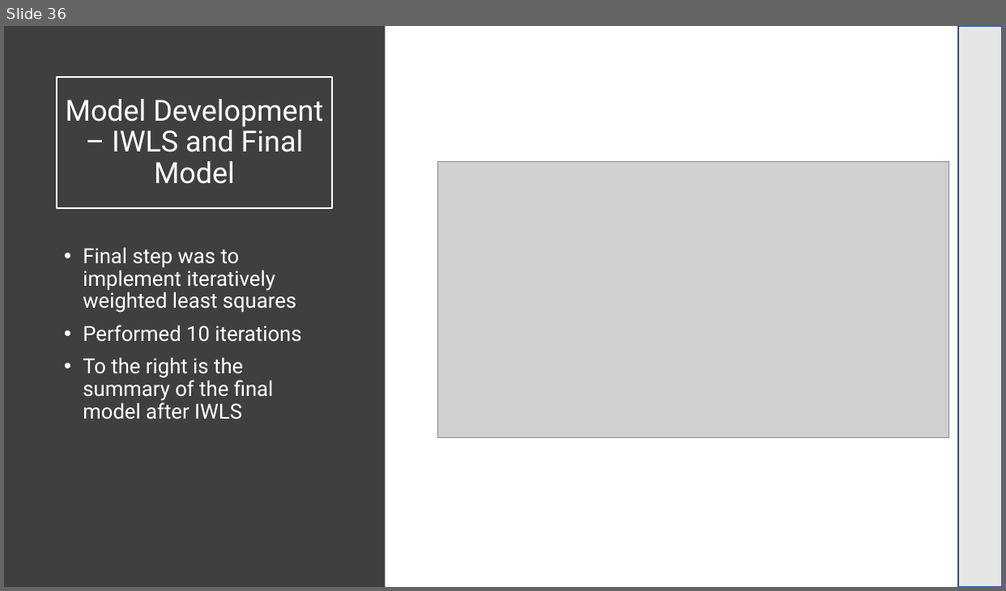
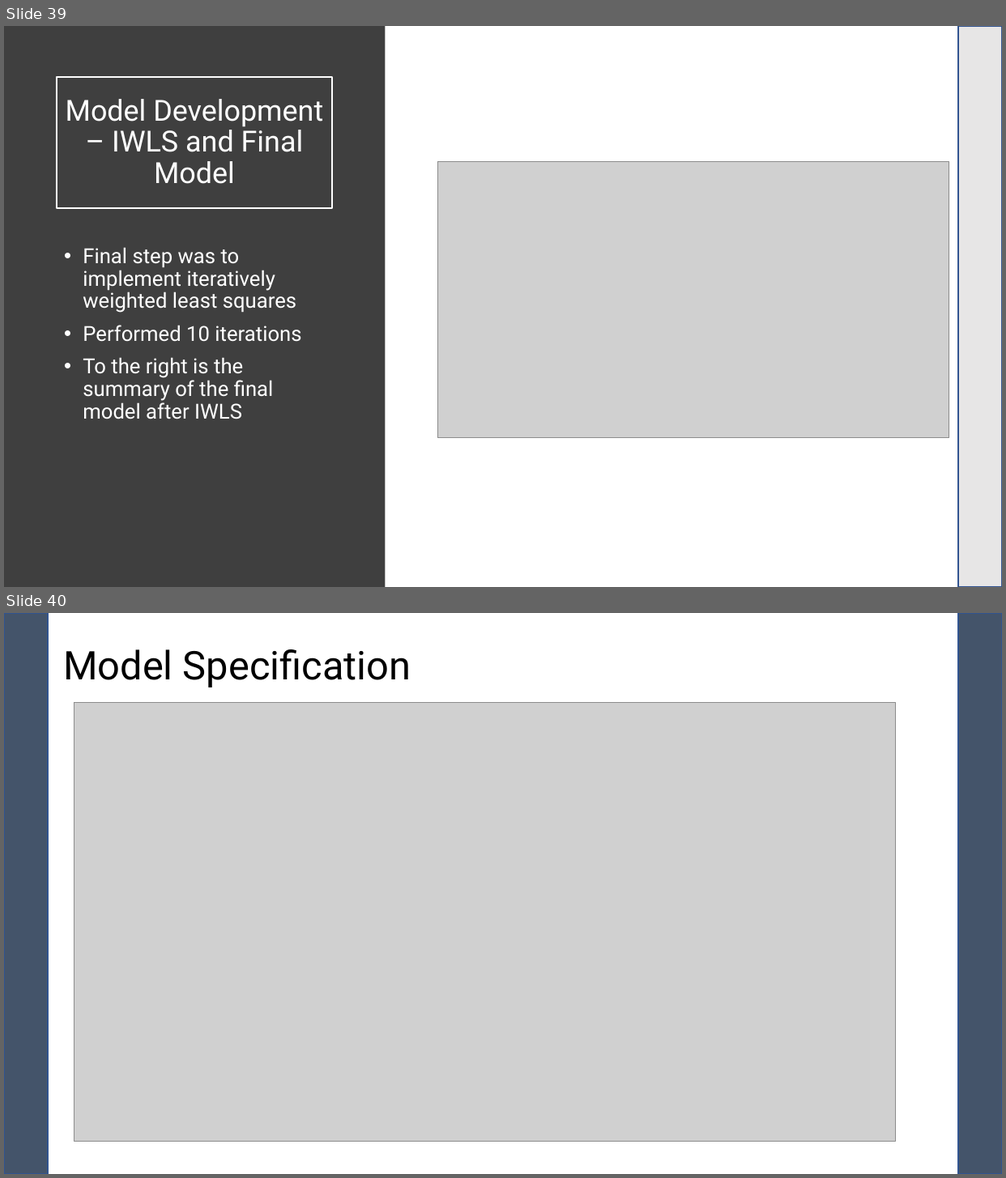
Before and after one commit to pewilliams/regression-mei-team-proj, a slide deck: presentation/Team-25.pptx. Shown one above the other, each under a label of ours: slide 36 before the commit, slides 39 and 40 after it. The pictures are 1006x591 and 1006x1178 pixels, drawn with LibreOffice and Linux fonts; fonts in the diff are those of the drawing; grey boxes stand for pictures. Boxes give left, top, right and bottom in pixels: in the first picture for what was removed or moved away, otherwise in the second. Text is boxed around its words. In the diff, an @@ line names an element or a change of style, - is before the commit and + after.

```diff
--- a/presentation/Team-25.pptx
+++ b/presentation/Team-25.pptx
@@ slide 40 added at [4,613,1002,1174], background #FFFFFF @@
@@ rectangle added at [4,613,48,1174], fill #44546A, outline #325491 1 pt @@
@@ rectangle added at [958,613,1002,1174], fill #44546A, outline #325491 1 pt @@
@@ title added at [63,649,411,688], 38 pt, text #000000 @@
+Model Specification
@@ picture added at [74,703,895,1142] @@
@@ what was slide 36 is now slide 39 @@
```
Also in this commit, not shown: 1 slide changed, 3 other slides added.
